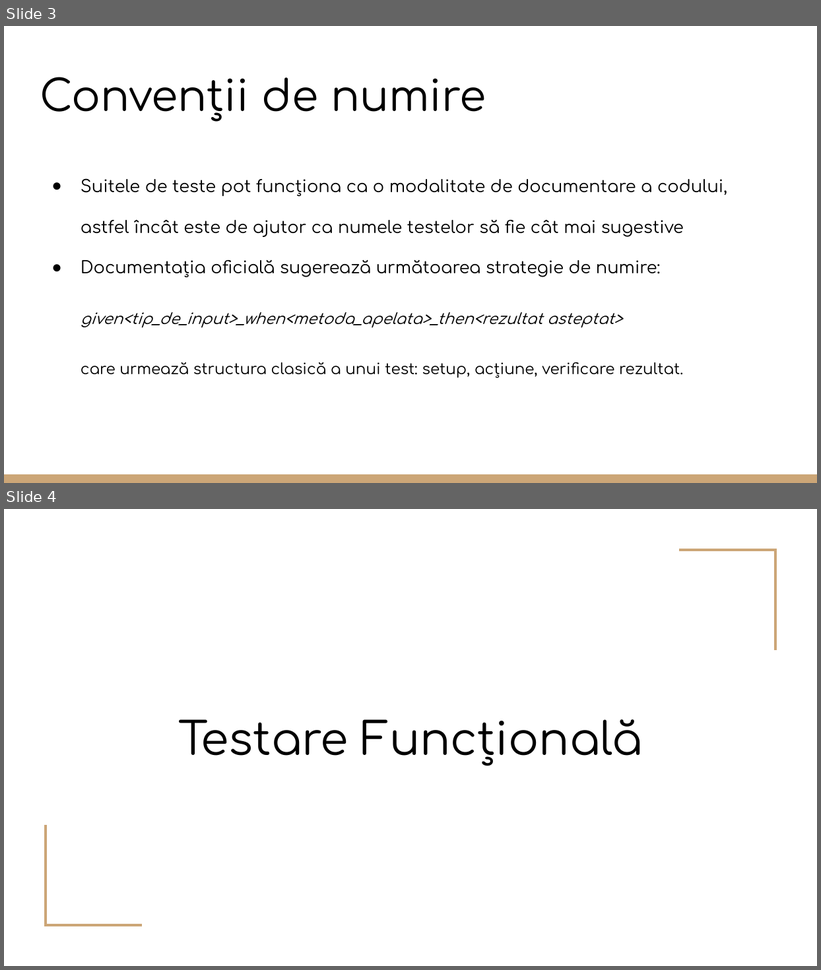
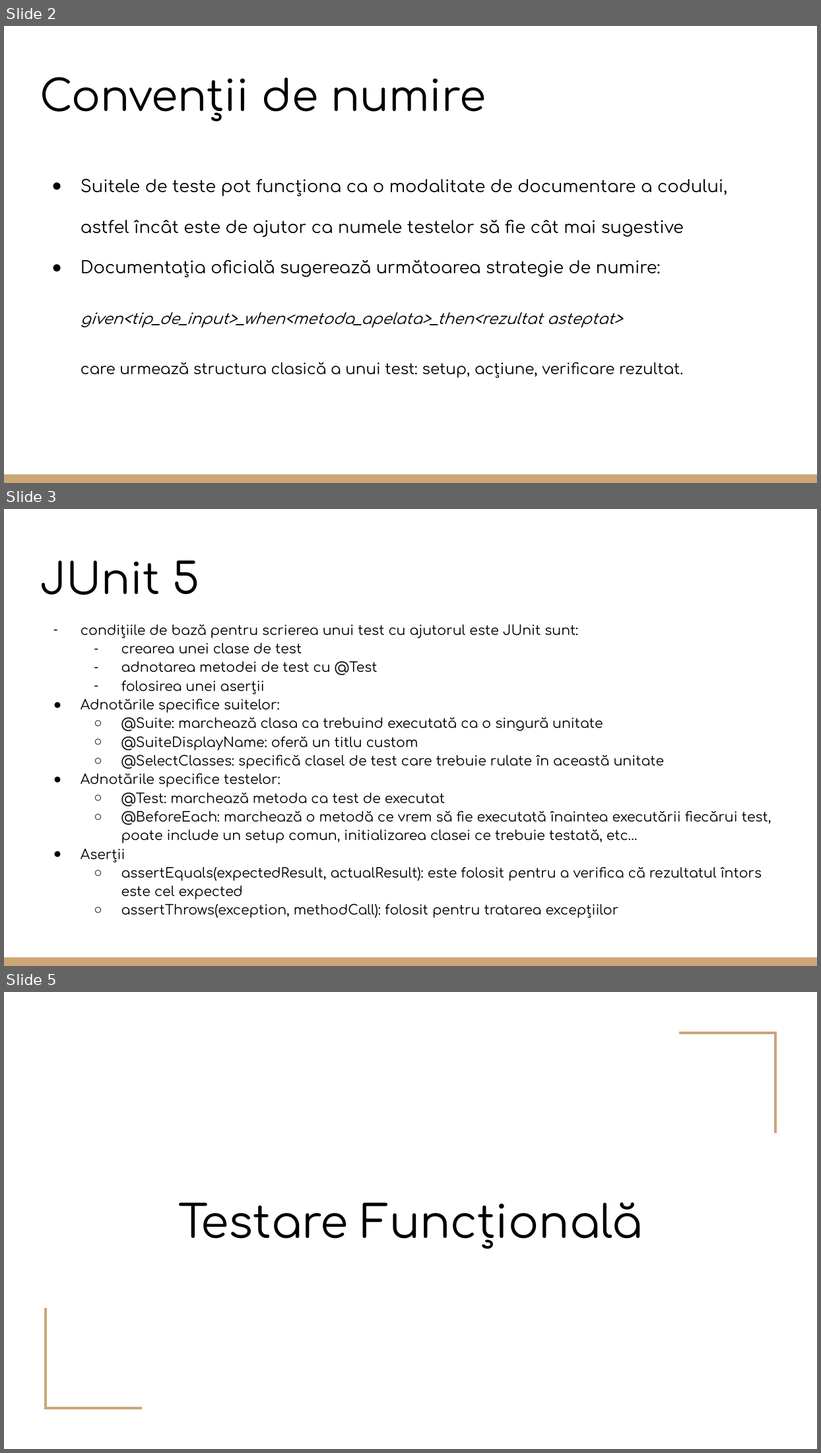
Before and after one commit to CoCodrilo1710/Proiect_TSS, a slide deck: Testare Unitara in Java.pptx. Shown one above the other, each under a label of ours: slides 3 and 4 before the commit, slides 2, 3 and 5 after it; the slides between them are not shown. The pictures are 821x970 and 821x1453 pixels, drawn with LibreOffice and Linux fonts; fonts in the diff are those of the drawing. Boxes give left, top, right and bottom in pixels: in the first picture for what was removed or moved away, otherwise in the second. Text is boxed around its words. In the diff, an @@ line names an element or a change of style, - is before the commit and + after.

```diff
--- a/Testare Unitara in Java.pptx
+++ b/Testare Unitara in Java.pptx
@@ slide 3 added at <box>4,509,817,966</box>, background #FFFFFF; not listed: 1 template element that a slide beside it also shows @@
@@ title added at <box>40,560,200,595</box>, 38 pt, text #000000 @@
+JUnit 5
@@ text added at <box>81,625,772,918</box>, 12 pt, text #000000 @@
+– condițiile de bază pentru scrierea unui test cu ajutorul este JUnit sunt:
+  – crearea unei clase de test
+  – adnotarea metodei de test cu @Test
+  – folosirea unei aserții
+● Adnotările specifice suitelor:
+  ○ @Suite: marchează clasa ca trebuind executată ca o singură unitate
+  ○ @SuiteDisplayName: oferă un titlu custom
+  ○ @SelectClasses: specifică clasel de test care trebuie rulate în această unitate
+● Adnotările specifice testelor:
+  ○ @Test: marchează metoda ca test de executat
+  ○ @BeforeEach: marchează o metodă ce vrem să fie executată înaintea executării fiecărui test, poate include un setup comun, initializarea clasei ce trebuie testată, etc…
+● Aserții
+  ○ assertEquals(expectedResult, actualResult): este folosit pentru a verifica că rezultatul întors este cel expected
+  ○ assertThrows(exception, methodCall): folosit pentru tratarea excepțiilor
@@ what was slide 3 is now slide 2 @@
@@ what was slide 4 is now slide 5 @@
```
Also in this commit, not shown: 12 other slides added, 40 slides removed, 1 other file.
